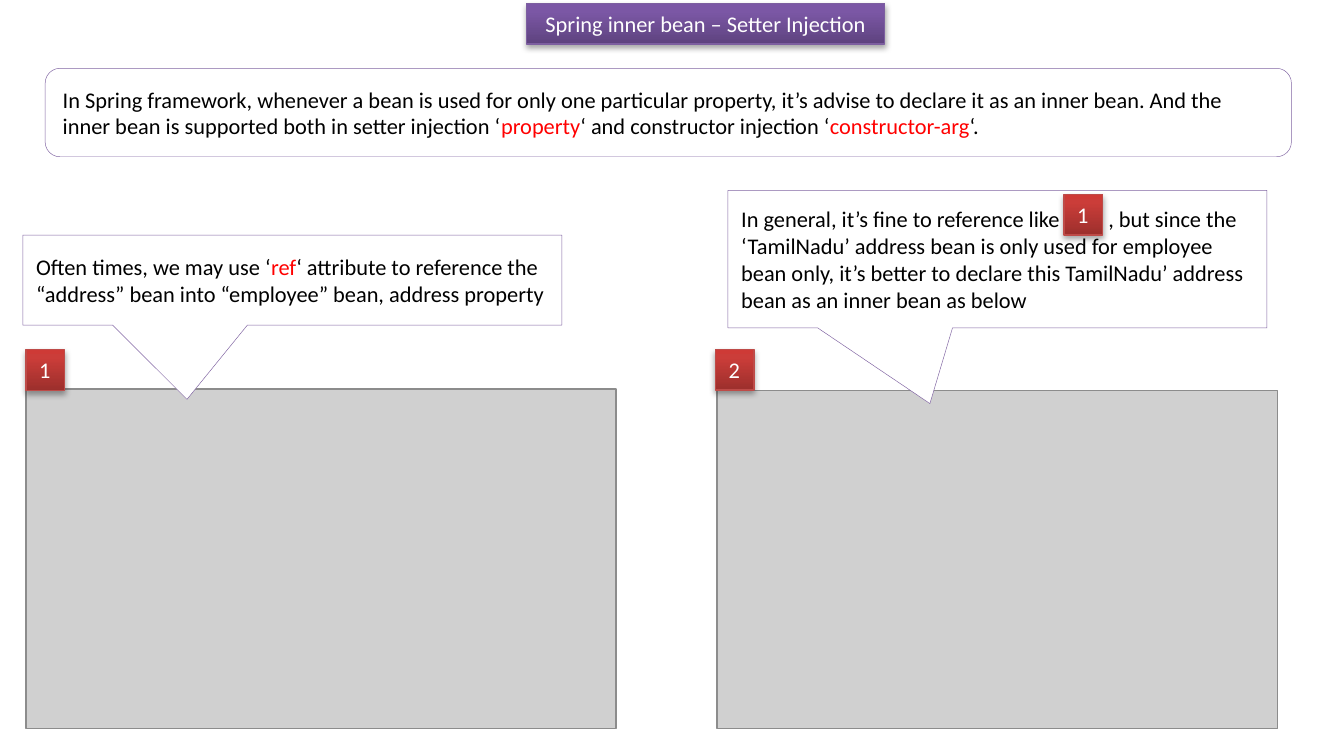
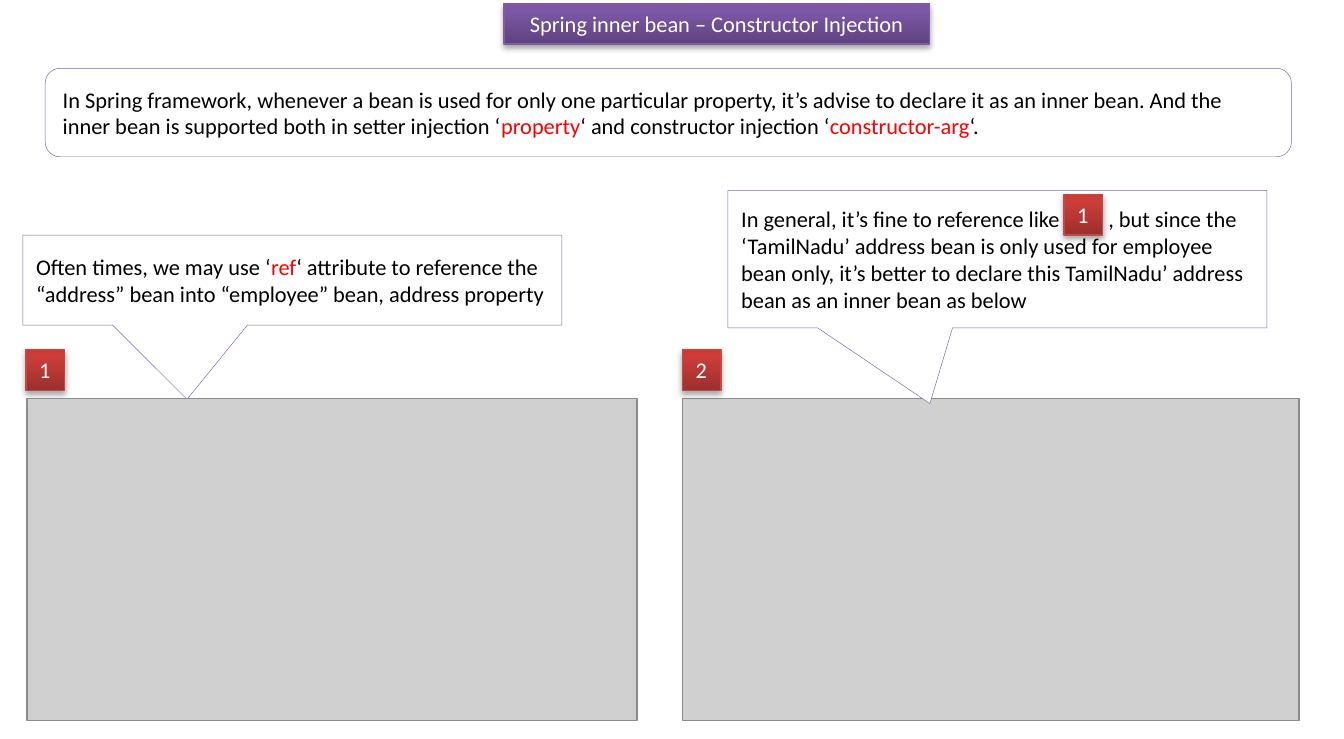
Before and after one commit to ramram43210/javaee, a slide deck: slide 2 of Later/Spring/5_Spring_Basic/3/Spring inner bean examples_cons.pptx. Drawn at 1344x739 pixels with LibreOffice and Linux fonts; fonts in the diff are those of the drawing; grey boxes stand for pictures. Boxes give left, top, right and bottom in pixels: in the first picture for what was removed or moved away, otherwise in the second. Text is boxed around its words. In the diff, an @@ line names an element or a change of style, - is before the commit and + after.

```diff
--- a/Later/Spring/5_Spring_Basic/3/Spring inner bean examples_cons.pptx
+++ b/Later/Spring/5_Spring_Basic/3/Spring inner bean examples_cons.pptx
@@ rectangle "Spring inner bean – Constructor ...": place and size @@
-rectangle "Spring inner bean – Constructor ..." at <box>527,3,884,43</box>
+rectangle "Spring inner bean – Constructor ..." at <box>504,3,929,43</box>
@@ text in rectangle at <box>530,16,903,36</box>: text changed @@
-Spring inner bean – Setter Injection
+Spring inner bean – Constructor Injection
@@ rectangle "2": place and size @@
-rectangle "2" at <box>715,349,754,390</box>
+rectangle "2" at <box>683,349,722,390</box>
@@ picture: place and size @@
-picture at <box>26,390,616,730</box>
+picture at <box>27,398,637,720</box>
@@ picture: place and size @@
-picture at <box>718,391,1278,730</box>
+picture at <box>683,398,1300,720</box>
```
Also in this commit, not shown: 2 other slides changed, 18 other files.
